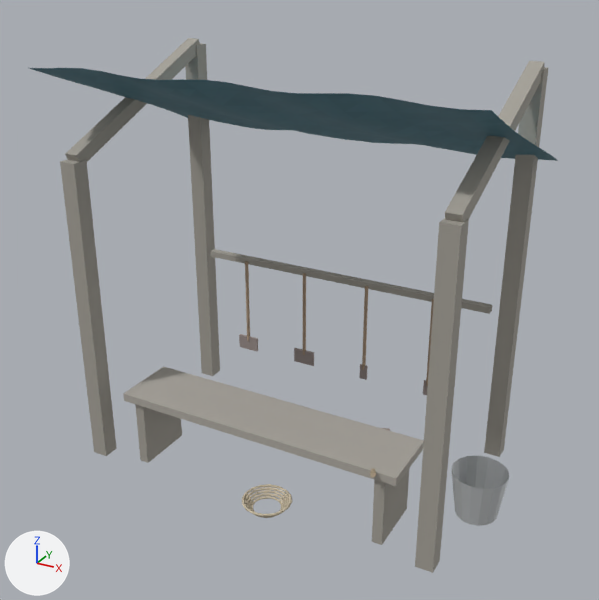
What one commit did to the glTF model godot/assets/models/story/cabin/cabin_lean_to_a.glb.
Camera for both pictures: a camera (50 mm lens) standing at (2.18, -4.36, 3.04) and looking at (0.05, -0.5, 1.11). Every picture has the same lights, and +X, +Y and +Z are marked at lower left. The first picture is the older version. Where no turn or scale is listed for an object, it has been applied to the vertices. Vertices at exactly the same position are counted once.

Names of what the first picture shows: 'body'.
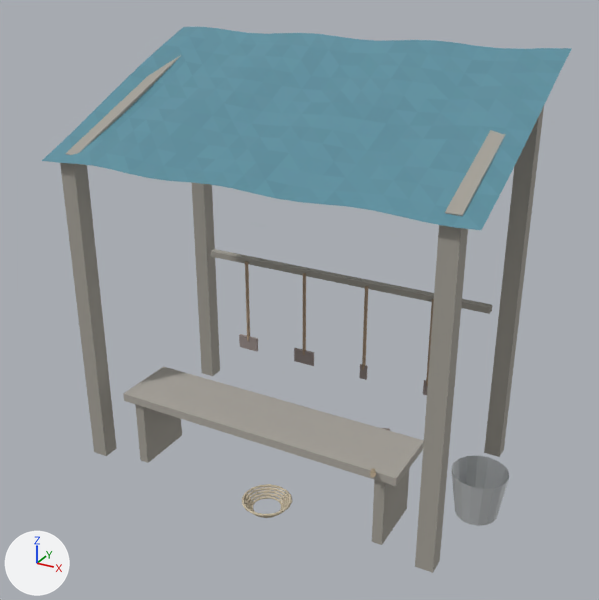
Location of each change, (x1, y1, x2, y2) in pixels of the pictures (599 x 600 px; the box of a moved part takes in the faces that stretch with it):
'body', reshaped
    before: (29, 38, 558, 573)
    after: (42, 27, 572, 573)
part 1 of me_mesh_0, moved or reshaped
    before: (29, 68, 558, 161)
    after: (42, 27, 572, 230)

The change, as a diff of the scene's bpy script:
```diff
--- a/godot/assets/models/story/cabin/cabin_lean_to_a.glb.py
+++ b/godot/assets/models/story/cabin/cabin_lean_to_a.glb.py
@@ me_mesh_0 @@
 # used by ob_body; location = (0.0, 0.0, 0.0)
-me_mesh_0.from_pydata(...)  # 1081 vertices, 2140 faces; spans x -1.25..1.35, y -1.16..0.31, z 0.0..2.44
+me_mesh_0.from_pydata(...)  # 1081 vertices, 2140 faces; spans x -1.25..1.35, y -1.16..0.3, z 0.0..2.5
+# me_mesh_0 part 1: the loose piece of 273 vertices spanning x -1.25..1.25, y -1.11..0.31, z 1.87..2.43 is turned 43.2 degrees about the x axis through its middle, then moved by (0.0, 0.0, 0.05)
 me_mesh_0.materials.append(mat_wood)
```
